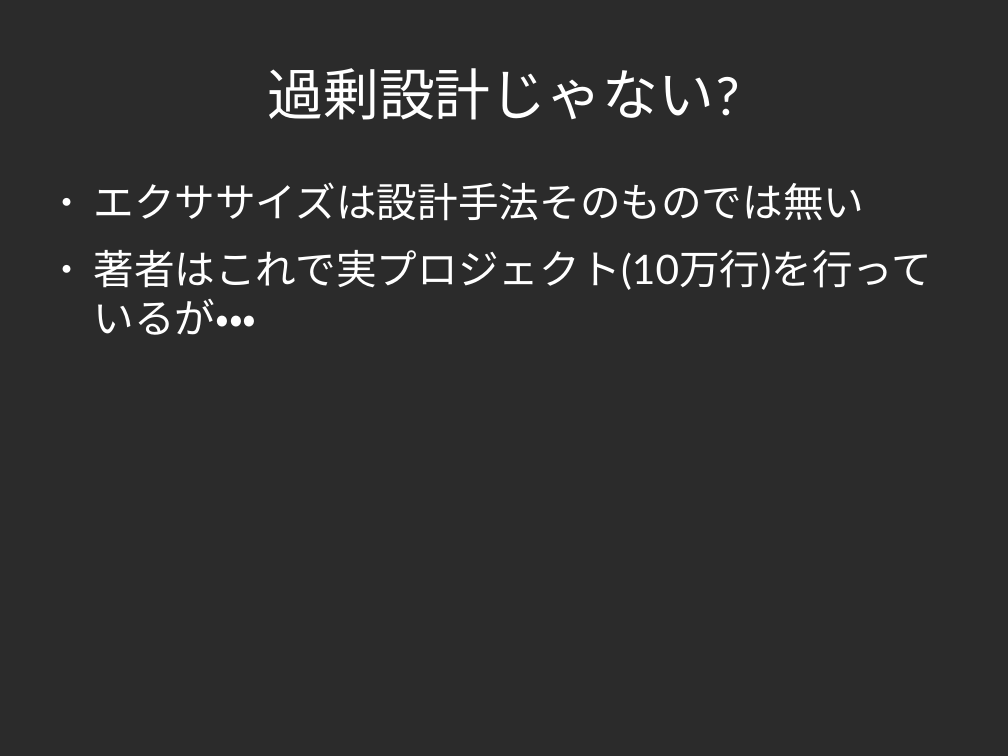
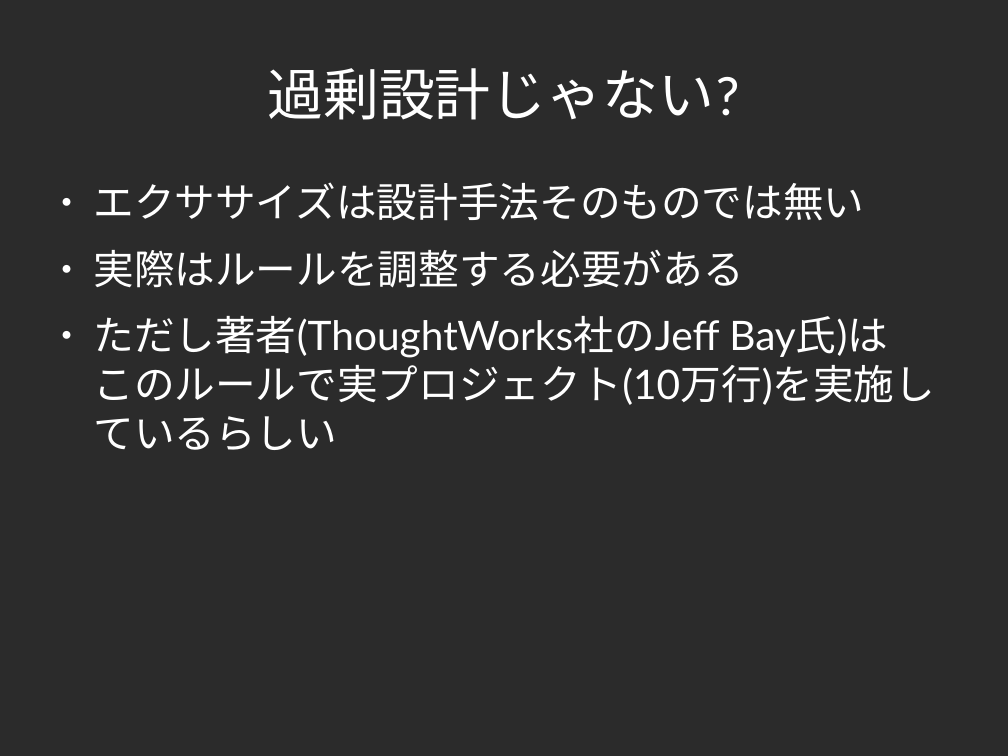
Before and after one commit to yojik/yojik-lib, a slide deck: slide 78 of 2009devsumi/oo_exercise/doc/devsum.odp. Drawn at 1008x756 pixels with LibreOffice and Linux fonts; fonts in the diff are those of the drawing; background and template pictures are left out; a plain dark background stands for a picture behind light text. Boxes give left, top, right and bottom in pixels: in the first picture for what was removed or moved away, otherwise in the second. Text is boxed around its words. In the diff, an @@ line names an element or a change of style, - is before the commit and + after.

```diff
--- a/2009devsumi/oo_exercise/doc/devsum.odp
+++ b/2009devsumi/oo_exercise/doc/devsum.odp
@@ text at (93,250,935,450): text changed @@
-● 著者はこれで実プロジェクト(10万行)を行っているが・・・
+● 実際はルールを調整する必要がある
+● ただし著者(ThoughtWorks社のJeff Bay氏)は
+  このルールで実プロジェクト(10万行)を実施しているらしい
```
Also in this commit, not shown: 12 other slides changed, 1 slide added, 1 slide removed, 2 other files.
